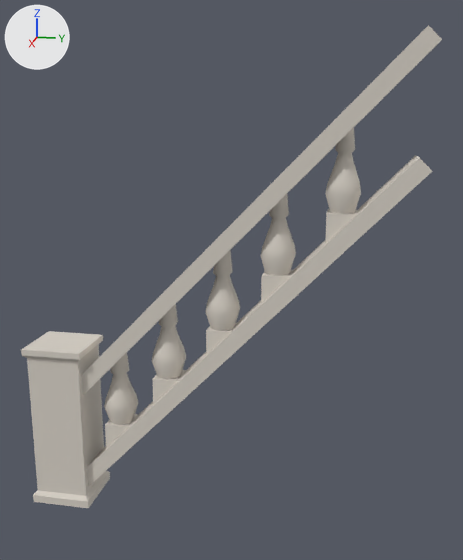
The FBX model Assets/Meshes/SM_Staircase_Railings.FBX as it was, and as the next commit left it.
Rendered twice from a 50 mm camera at (5.94, 3.15, 3.79) aimed at (0.23, 2.0, 2.36). Every picture has the same lights, and +X, +Y and +Z are marked at upper left. Where no turn or scale is listed for an object, it has been applied to the vertices.

The older version as bpy lines, for what is in view:
```python
me_mesh = bpy.data.meshes.new('Mesh')
me_mesh.from_pydata(...)  # 290 vertices, 528 faces; spans x 0.0..0.58, y 0.0..3.71, z 0.0..4.51
me_mesh.materials.append(mat_marble)  # light grey #d7d1c7
ob_sm_staircase_railings = bpy.data.objects.new('SM_Staircase_Railings', me_mesh)
ob_sm_staircase_railings.location = (0.0, 0.0, 0.0)
```
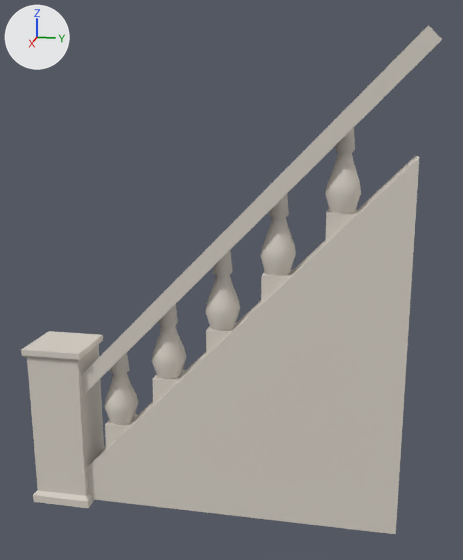
Boxes [x1, y1, x2, y2] around the edits, measured in the pictures (463 x 560 px; the box of a moved part takes in the faces that stretch with it):
'SM_Staircase_Railings', reshaped
    before: [21, 25, 442, 508]
    after: [21, 25, 442, 534]
part 1 of me_mesh, moved or reshaped
    before: [91, 158, 432, 484]
    after: [89, 159, 419, 534]

The change, as a list of edits to the scene's bpy script:
```text
Change me_mesh:
    where me_mesh.from_pydata(...)  # 290 vertices, 528 faces; spans x 0.0..0.58, y 0.0..3.71, z 0.0..4.51
    used by ob_sm_staircase_railings; location = (0.0, 0.0, 0.0)
    me_mesh part 1
    me_mesh.vertices[282].co: (0.48, 3.71, 3.4) -> (0.48, 3.62, 0.05)  # pixel (432, 171) -> pixel (395, 534)
    me_mesh.vertices[286].co: (0.07, 3.71, 3.4) -> (0.07, 3.62, 0.05)  # pixel (427, 167) -> not seen
```
